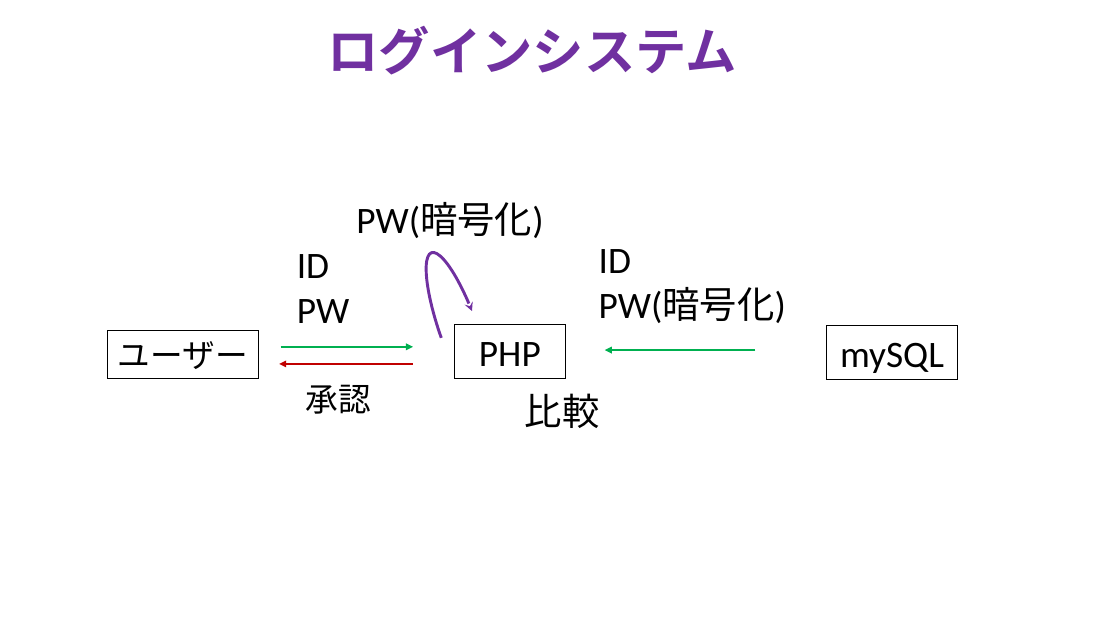
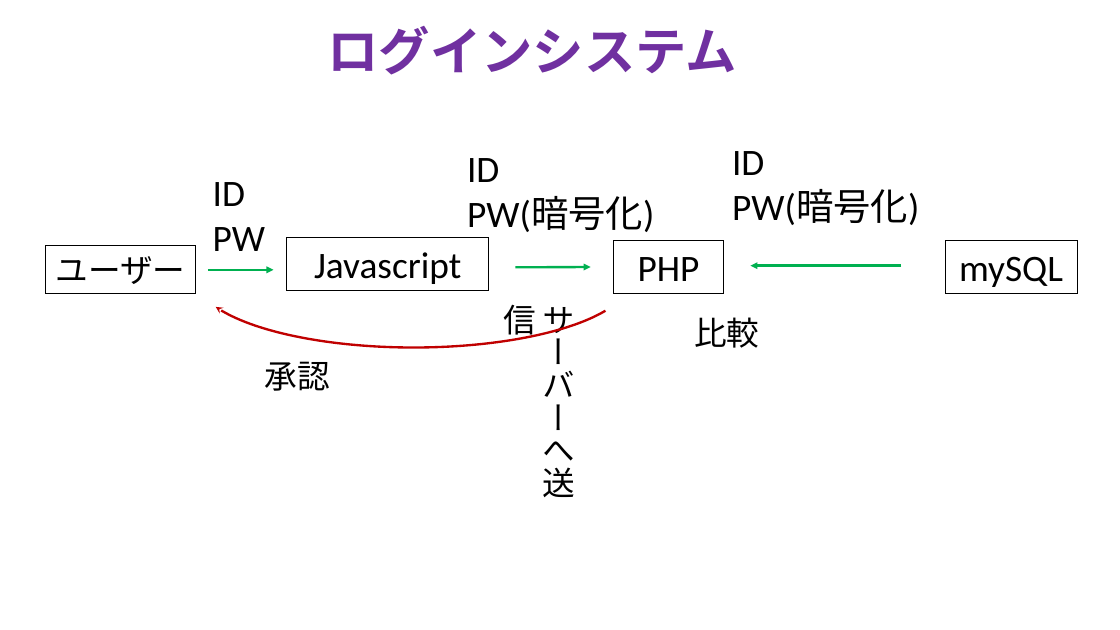
Before and after one commit to TakanoriOnuma/WebApplication, a slide deck: slide 2 of design/Webアプリケーションシステム.pptx. Drawn at 1120x630 pixels with LibreOffice and Linux fonts; fonts in the diff are those of the drawing. Boxes give left, top, right and bottom in pixels: in the first picture for what was removed or moved away, otherwise in the second. Text is boxed around its words. In the diff, an @@ line names an element or a change of style, - is before the commit and + after.

Commit message:
登録、認証システムの更新
PHPから暗号化するのではなく、JavaScriptから暗号化するようにした。
これで傍受されても問題ない。
ただ認証データを傍受されたらマズいような・・・・・。

```diff
--- a/design/Webアプリケーションシステム.pptx
+++ b/design/Webアプリケーションシステム.pptx
@@ text "ID": place and size @@
-text "ID" at [356,202,543,238]
+text "ID" at [467,158,654,232]
@@ text "ID": place and size @@
-text "ID" at [599,249,786,323]
+text "ID" at [732,151,919,225]
@@ text "ID": place and size @@
-text "ID" at [297,254,349,323]
+text "ID" at [213,182,265,251]
@@ text at [467,158,499,182]: paragraph added @@
+ID
@@ arc (boxed as its full ellipse) added at [196,208,632,348], outline #C00000 2 pt @@
@@ rectangle added at [287,237,488,291], outline #000000 0.75 pt, 32 pt, text #000000 @@
+Javascript
@@ rectangle "ユーザー": place and size @@
-rectangle "ユーザー" at [108,330,258,378]
+rectangle "ユーザー" at [45,246,196,294]
@@ arc (boxed as its full ellipse) removed at [414,246,504,415] @@
@@ arrow added from (516, 267) to (591, 267), #00B050 2 pt @@
@@ rectangle "PHP": place and size @@
-rectangle "PHP" at [455,325,565,379]
+rectangle "PHP" at [613,240,724,294]
@@ arrow moved from (755, 350) - (605, 350) to (902, 266) - (750, 266) @@
@@ rectangle "mySQL": place and size @@
-rectangle "mySQL" at [827,326,959,380]
+rectangle "mySQL" at [945,240,1077,294]
@@ arrow added from (208, 270) to (274, 270), #00B050 2 pt @@
@@ text added at [542,307,575,497], 28 pt, text #000000 @@
+サーバーへ送信
@@ text "比較": place and size @@
-text "比較" at [525,393,600,428]
+text "比較" at [694,317,759,348]
@@ text "比較" at [694,317,759,348]: size 32 to 28 pt @@
@@ text "承認": place and size @@
-text "承認" at [306,384,371,414]
+text "承認" at [264,361,329,391]
@@ arrow removed from (281, 347) to (413, 347) @@
@@ arrow removed from (413, 364) to (279, 364) @@
```
Also in this commit, not shown: 1 other slide changed.
